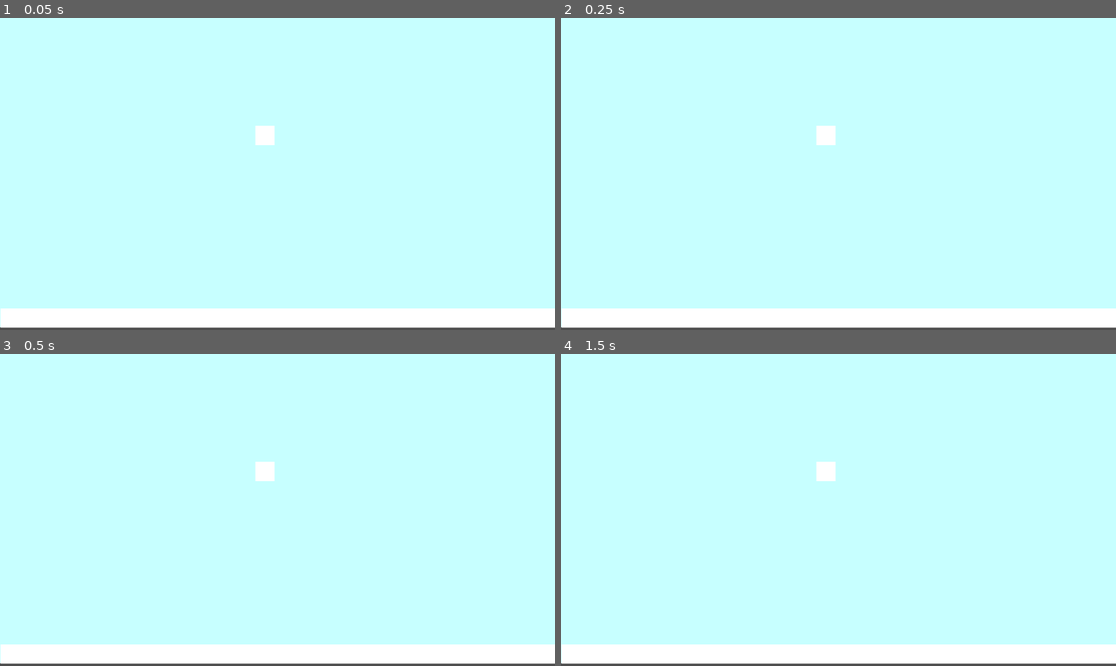
Above: before the commit, frames 1-4 (two rows, left to right).
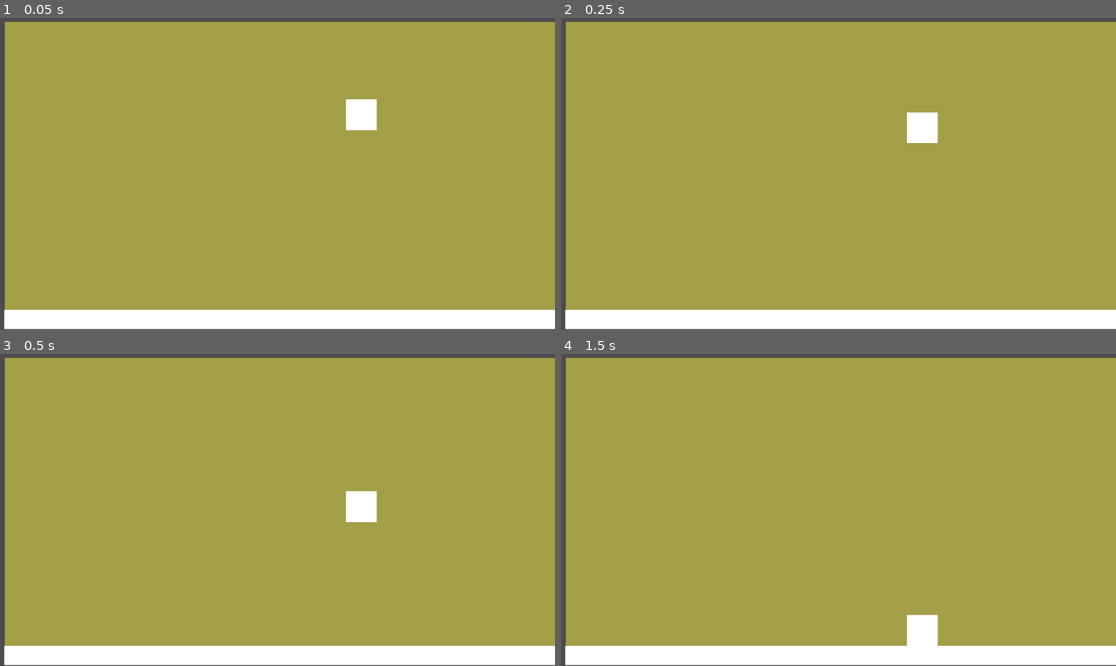
Above: after the commit, the same moments.

Repository: Bonatrix/trilha-godot
Game: Godot game, scene res://node_2d.tscn
The game is run twice, just before and just after one commit, with the same random seed, the same clock (stepped at 60 frames per second) and the same inputs.
Inputs:
- Up to frame 1 (0.05 s): no input
- Up to frame 2 (0.25 s): no input
- Up to frame 3 (0.5 s): no input
- Up to frame 4 (1.5 s): tap Enter at 1.25 s

The runs differ from the first frame. In frame 1, 94% of the frame differs, in the area x 0-100%, y 0-100%; in frame 2, 94%; in frame 3, 94%; in frame 4, 94%.

Commit message:
projeto 3

Diff:
--- a/projeto-2/node_2d.tscn
+++ b/projeto-2/node_2d.tscn
@@ -1,20 +1,43 @@
-[gd_scene format=3 uid="uid://cjli0v4w57wix"]
+[gd_scene load_steps=3 format=3 uid="uid://cjli0v4w57wix"]
+
+[sub_resource type="RectangleShape2D" id="RectangleShape2D_y32ns"]
+size = Vector2(64, 64)
+
+[sub_resource type="RectangleShape2D" id="RectangleShape2D_wtcfe"]
+size = Vector2(1161.5, 40)
 
 [node name="Node2D" type="Node2D"]
+position = Vector2(2, -9)
 
 [node name="ColorRect" type="ColorRect" parent="."]
-offset_right = 1155.0
-offset_bottom = 642.0
-color = Color(0.780392, 1, 1, 1)
+offset_left = 8.0
+offset_top = 17.0
+offset_right = 1168.0
+offset_bottom = 655.0
+color = Color(0.690196, 0.670588, 0.282353, 0.866667)
 
-[node name="ColorRect2" type="ColorRect" parent="."]
-offset_left = 1.0
-offset_top = 603.0
-offset_right = 1156.0
-offset_bottom = 643.0
+[node name="RigidBody2D" type="RigidBody2D" parent="."]
+position = Vector2(-10, 12)
 
-[node name="ColorRect3" type="ColorRect" parent="."]
-offset_left = 530.0
-offset_top = 224.0
-offset_right = 570.0
-offset_bottom = 264.0
+[node name="CollisionShape2D" type="CollisionShape2D" parent="RigidBody2D"]
+position = Vector2(758, 197)
+shape = SubResource("RectangleShape2D_y32ns")
+
+[node name="ColorRect" type="ColorRect" parent="RigidBody2D/CollisionShape2D"]
+offset_left = -32.0
+offset_top = -32.0
+offset_right = 32.0
+offset_bottom = 32.0
+
+[node name="StaticBody2D" type="StaticBody2D" parent="."]
+position = Vector2(1, 10)
+
+[node name="CollisionShape2D" type="CollisionShape2D" parent="StaticBody2D"]
+position = Vector2(586, 625)
+shape = SubResource("RectangleShape2D_wtcfe")
+
+[node name="ColorRect2" type="ColorRect" parent="StaticBody2D/CollisionShape2D"]
+offset_left = -580.0
+offset_top = -20.0
+offset_right = 580.0
+offset_bottom = 20.0
